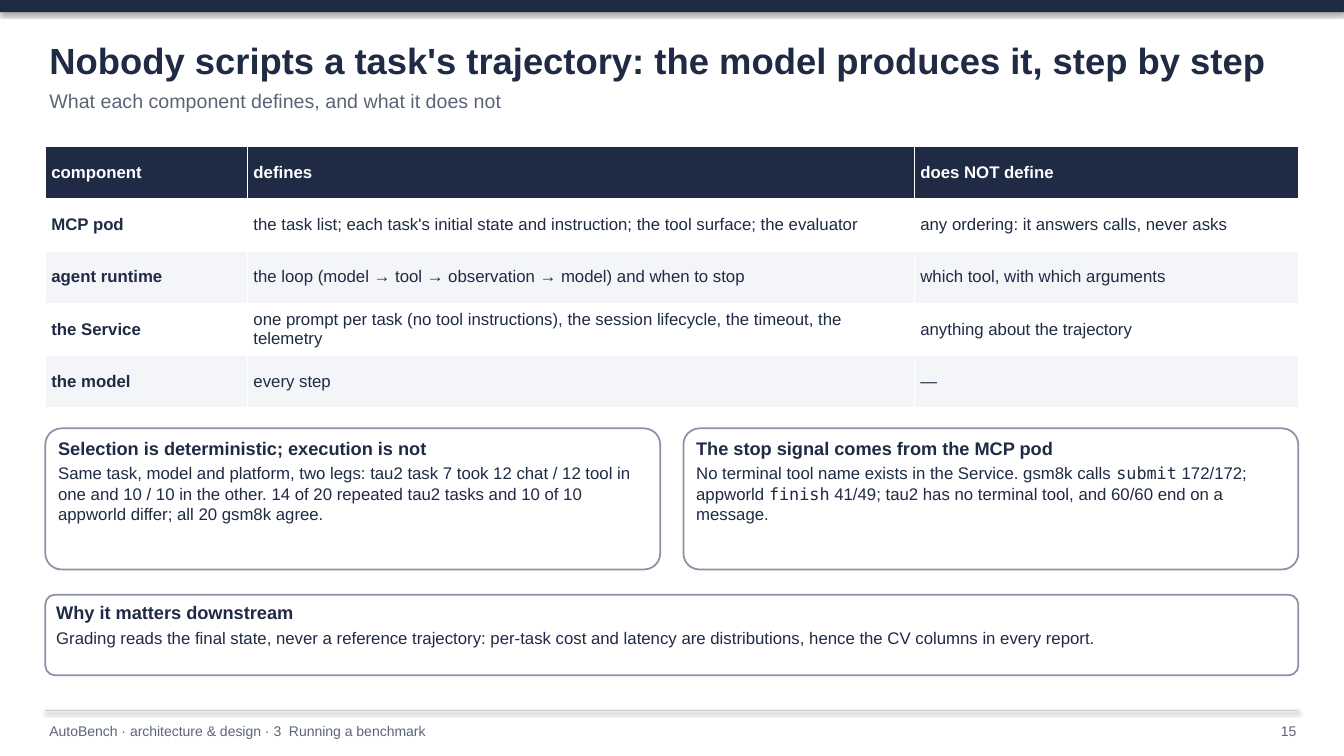
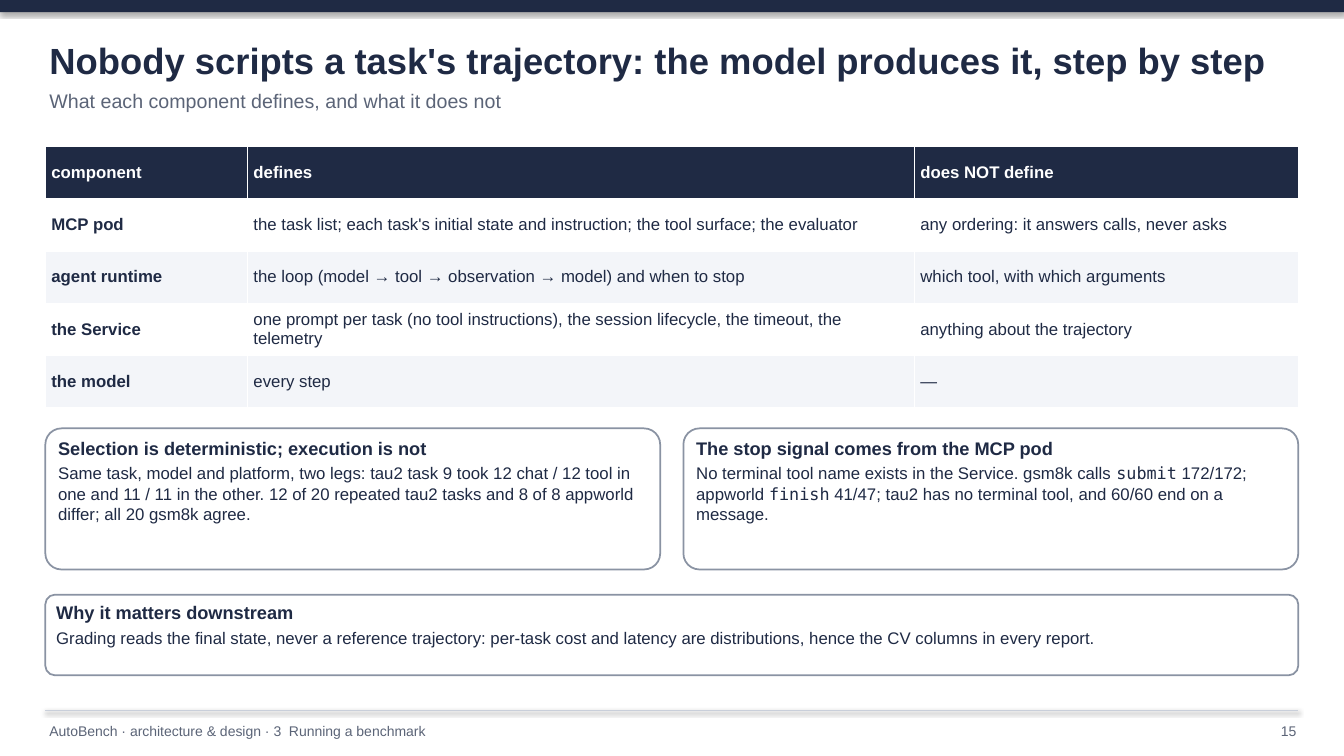
Before and after one commit to rossoctl/autobench, a slide deck: slide 15 of docs/AutoBench.pptx. Drawn at 1344x756 pixels with LibreOffice and Linux fonts; fonts in the diff are those of the drawing. Boxes give left, top, right and bottom in pixels: in the first picture for what was removed or moved away, otherwise in the second. Text is boxed around its words. In the diff, an @@ line names an element or a change of style, - is before the commit and + after.

```diff
--- a/docs/AutoBench.pptx
+++ b/docs/AutoBench.pptx
@@ text in rounded rectangle at box(58, 467, 633, 524): text changed @@
-Same task, model and platform, two legs: tau2 task 7 took 12 chat / 12 tool in one and 10 / 10 in the other. 14 of 20 repeated tau2 tasks and 10 of 10 appworld differ; all 20 gsm8k agree.
+Same task, model and platform, two legs: tau2 task 9 took 12 chat / 12 tool in one and 11 / 11 in the other. 12 of 20 repeated tau2 tasks and 8 of 8 appworld differ; all 20 gsm8k agree.
@@ text in rounded rectangle at box(696, 466, 1247, 524): text changed @@
-No terminal tool name exists in the Service. gsm8k calls submit 172/172; appworld finish 41/49; tau2 has no terminal tool, and 60/60 end on a message.
+No terminal tool name exists in the Service. gsm8k calls submit 172/172; appworld finish 41/47; tau2 has no terminal tool, and 60/60 end on a message.
```
Also in this commit, not shown: 23 other slides changed, 37 other files.
